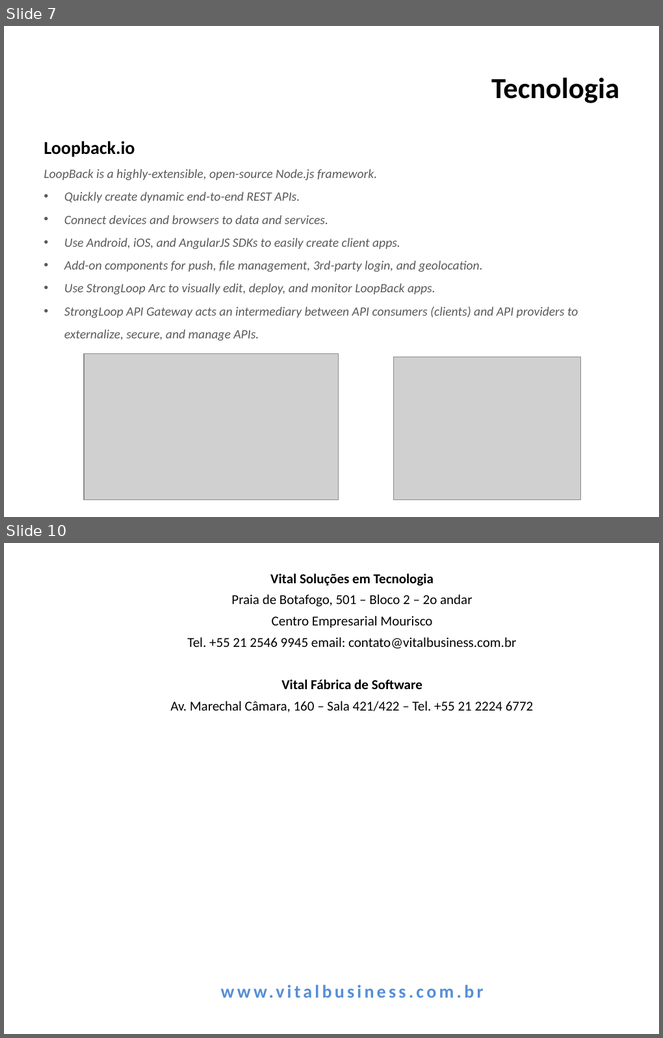
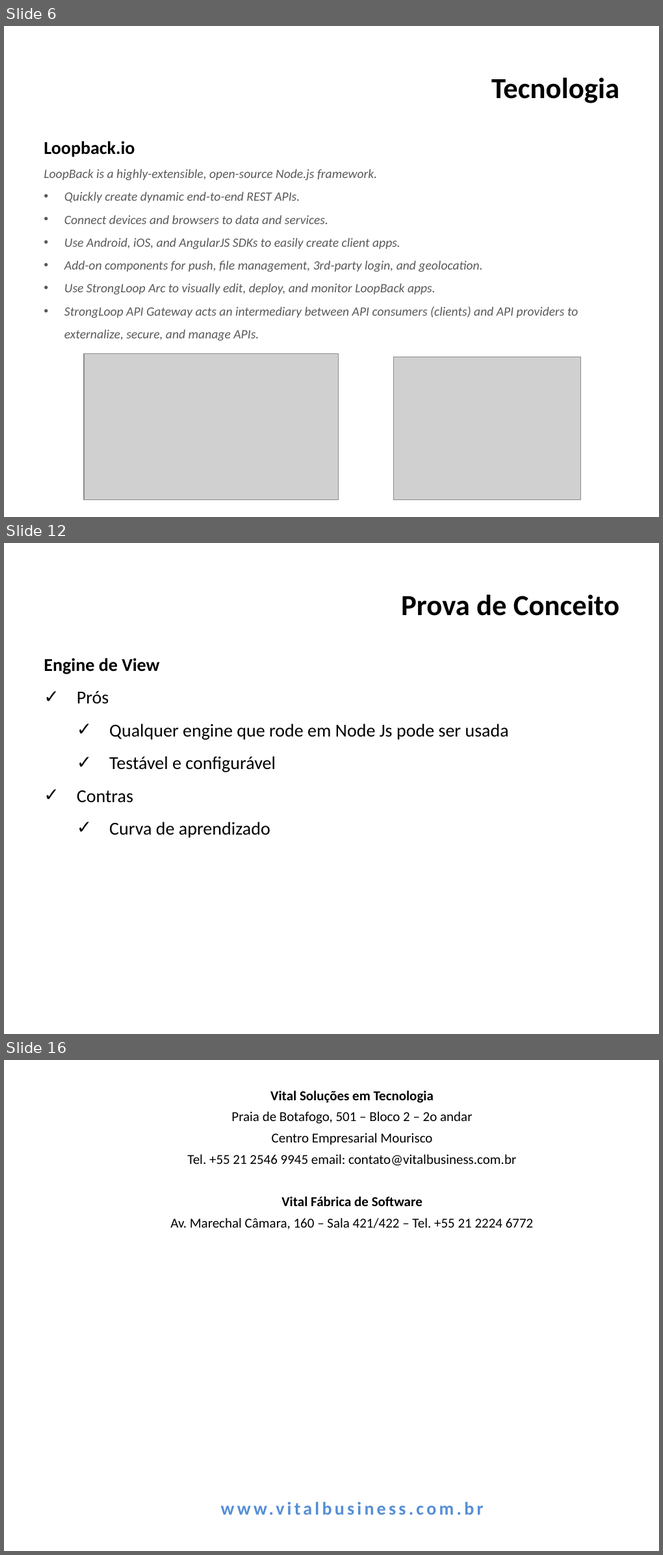
Before and after one commit to felcerreia/LoopbackRestApiTests, a slide deck: slides/POC-StrongLoop.pptx. Shown one above the other, each under a label of ours: slides 7 and 10 before the commit, slides 6, 12 and 16 after it; the slides between them are not shown. The pictures are 663x1038 and 663x1555 pixels, drawn with LibreOffice and Linux fonts; fonts in the diff are those of the drawing; grey boxes stand for pictures; background and template pictures are left out. Boxes give left, top, right and bottom in pixels: in the first picture for what was removed or moved away, otherwise in the second. Text is boxed around its words. In the diff, an @@ line names an element or a change of style, - is before the commit and + after.

```diff
--- a/slides/POC-StrongLoop.pptx
+++ b/slides/POC-StrongLoop.pptx
@@ slide 12 added at [4, 543, 659, 1034], background picture (left out) @@
@@ title added at [401, 594, 620, 616], 32 pt, text #000000, bold @@
+Prova de Conceito
@@ text added at [44, 658, 509, 838], 20 pt, text #000000 @@
+Engine de View
+✓ Prós
+  ✓ Qualquer engine que rode em Node Js pode ser usada
+  ✓ Testável e configurável
+✓ Contras
+  ✓ Curva de aprendizado
@@ what was slide 7 is now slide 6 @@
@@ what was slide 10 is now slide 16 @@
```
Also in this commit, not shown: 4 slides changed, 7 other slides added, 2 slides removed, 1 other file.
